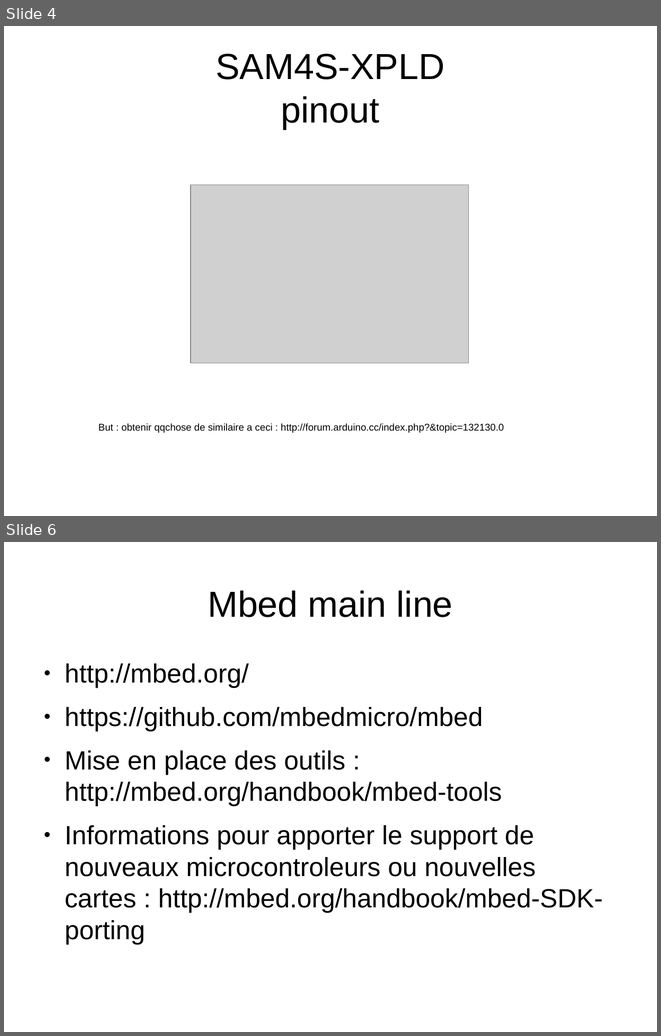
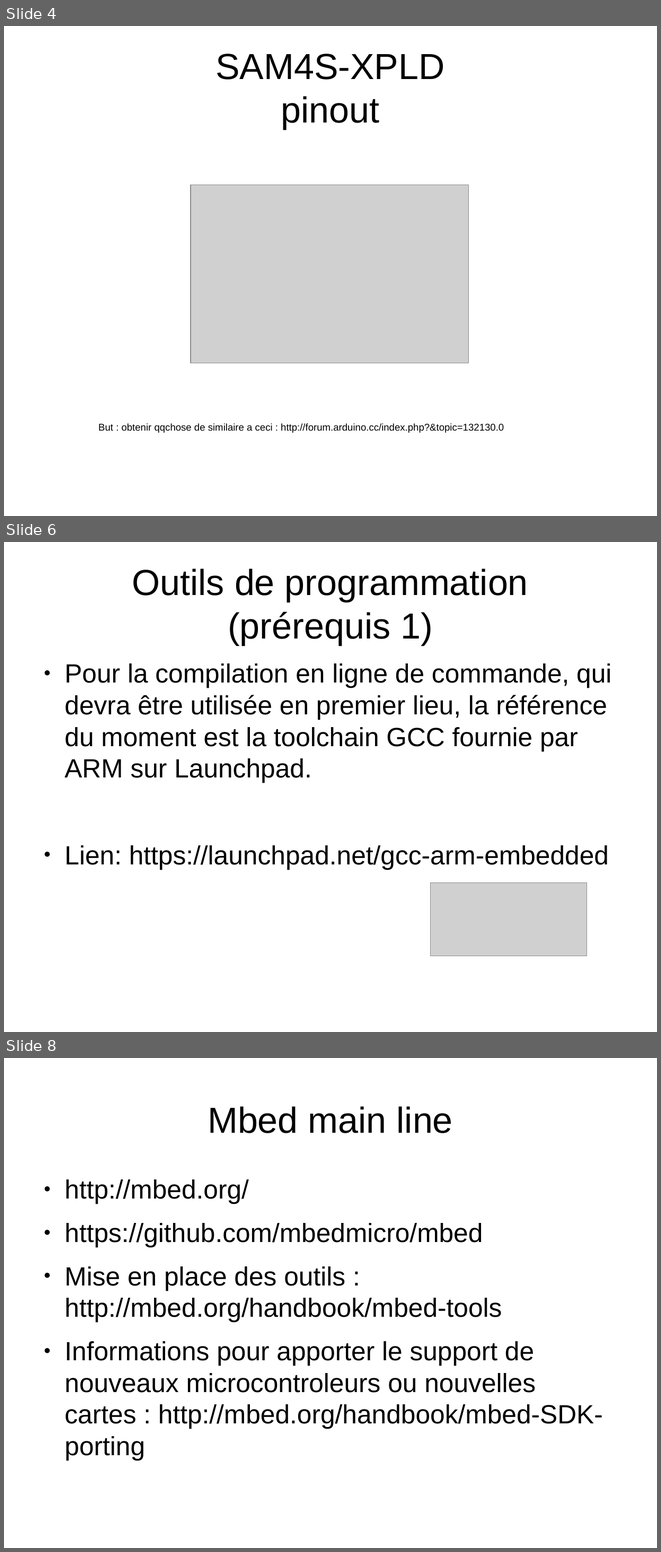
Before and after one commit to LabAixBidouille/EmbeddedTeam, a slide deck: how-to/how-to contribute to mbed.odp. Shown one above the other, each under a label of ours: slides 4 and 6 before the commit, slides 4, 6 and 8 after it; the slides between them are not shown. The pictures are 661x1036 and 661x1552 pixels, drawn with LibreOffice and Linux fonts; fonts in the diff are those of the drawing; grey boxes stand for pictures. Boxes give left, top, right and bottom in pixels: in the first picture for what was removed or moved away, otherwise in the second. Text is boxed around its words. In the diff, an @@ line names an element or a change of style, - is before the commit and + after.

```diff
--- a/how-to/how-to contribute to mbed.odp
+++ b/how-to/how-to contribute to mbed.odp
@@ slide 6 added at (4, 542, 657, 1032), background #FFFFFF @@
@@ title added at (132, 568, 528, 645), 44 pt, text #000000 @@
+Outils de programmation
+(prérequis 1)
@@ text added at (64, 663, 611, 869), 32 pt, text #000000 @@
+● Pour la compilation en ligne de commande, qui devra être utilisée en premier lieu, la référence du moment est la toolchain GCC fournie par ARM sur Launchpad.
+● Lien: https://launchpad.net/gcc-arm-embedded
@@ picture added at (431, 883, 588, 956) @@
@@ what was slide 6 is now slide 8 @@
```
Also in this commit, not shown: 1 slide changed, 2 other slides added, 2 other files.
